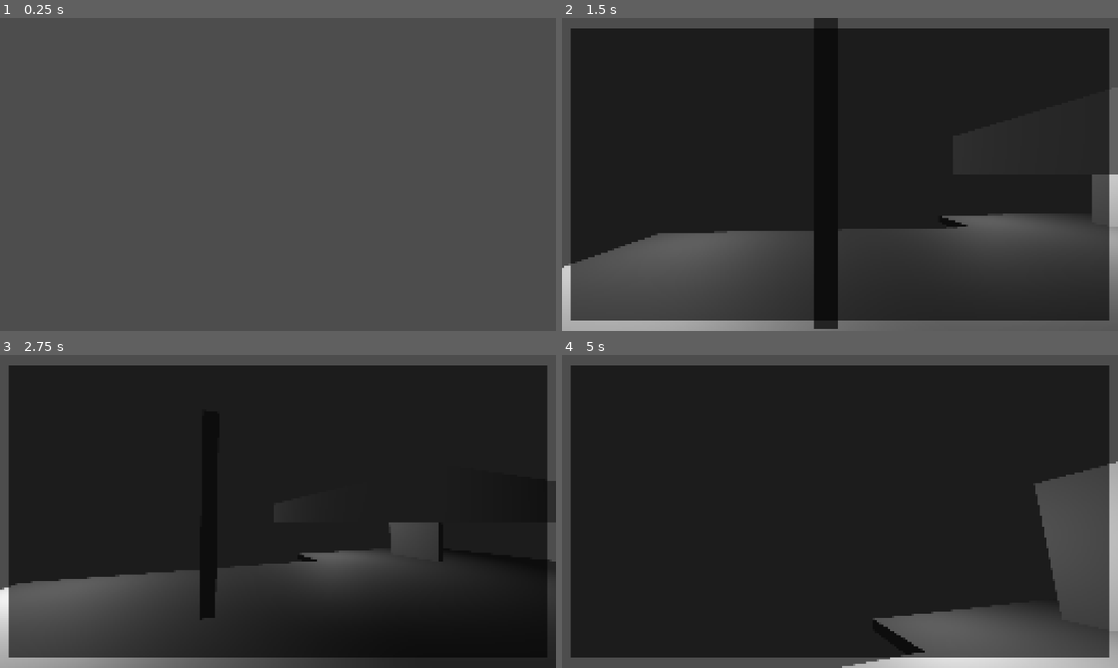
Above: before the commit, frames 1-4 (two rows, left to right).
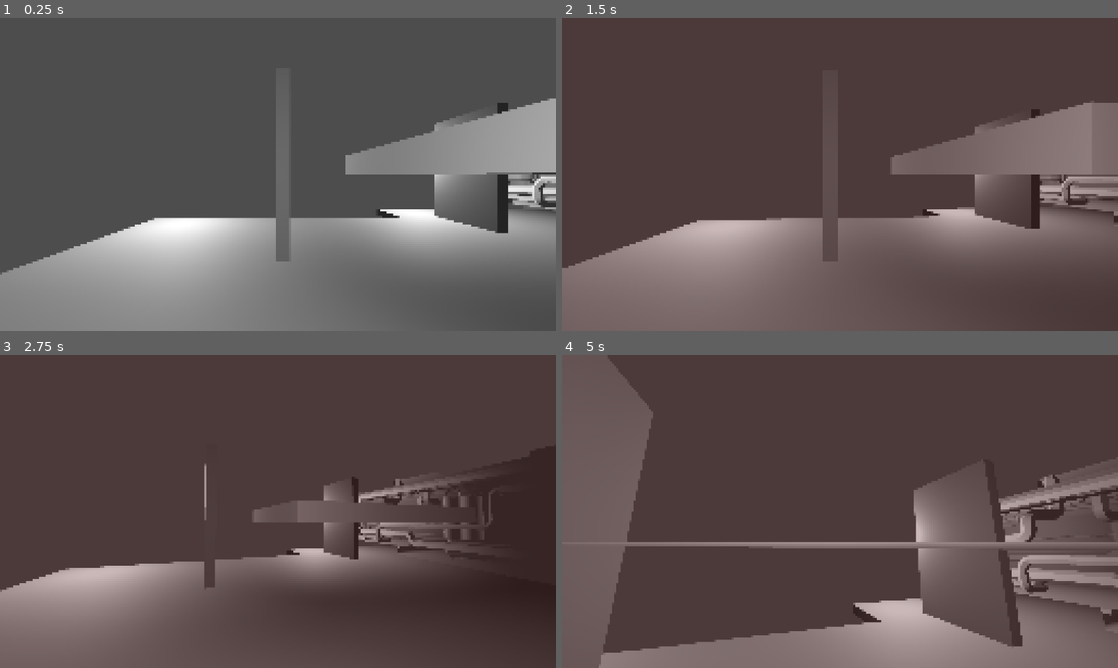
Above: after the commit, the same moments.

Repository: BrownRISDGameDevelopers/hungry-haus
Game: Godot game, scene res://src/Game.tscn
The game is run twice, just before and just after one commit, with the same random seed, the same clock (stepped at 60 frames per second) and the same inputs.
Inputs (mouse positions are in pixels of both pictures, inside the frame that each line leads up to):
- Up to frame 1 (0.25 s): no input
- Up to frame 2 (1.5 s): move the mouse to (867, 174) at 0.52 s; hold W (move_forward) 0.53-1.28 s; hold Tab (interact) 0.53-1.28 s; tap Space (jump) at 0.77, 0.8, 1.07, 1.35 s; tap Enter at 1.25 s; move the mouse to (728, 190) at 1.27 s; hold S (move_backward) from 1.28 s (still down)
- Up to frame 3 (2.75 s): tap Space (jump) at 1.52, 1.82, 2.3 s; tap Tab (interact) at 1.55 s; move the mouse to (289, 505) at 2.02 s; release S (move_backward) at 2.03 s; hold W (move_forward) from 2.03 s (still down); hold Tab (interact) from 2.03 s (still down)
- Up to frame 4 (5 s): keep holding W (move_forward); tap Space (jump) at 2.75, 3.02, 3.32, 3.6, 3.77, 4.07, 4.52, 4.82 s; move the mouse to (812, 574) at 2.77 s; release Tab (interact) at 2.78 s; tap Tab (interact) at 2.85, 4.35 s; move the mouse to (878, 514) at 3.52 s; move the mouse to (795, 508) at 4.27 s

The runs differ from the first frame. In frame 1, 35% of the frame differs, in the area x 0-100%, y 25-100%; in frame 2, 93%, in the area x 0-100%, y 0-100%; in frame 3, 92%; in frame 4, 93%.

Commit message:
current room state, puzzles open only for their room

Diff:
--- a/project.godot
+++ b/project.godot
@@ -18,6 +18,10 @@
 [autoload]
 
 GlobalState="*res://src/GlobalState.gd"
+
+[debug]
+
+settings/stdout/print_fps=true
 
 [display]
 
--- a/src/Game.tscn
+++ b/src/Game.tscn
@@ -1,8 +1,10 @@
-[gd_scene load_steps=5 format=3 uid="uid://blna84bj33fox"]
+[gd_scene load_steps=7 format=3 uid="uid://blna84bj33fox"]
 
 [ext_resource type="PackedScene" uid="uid://cmylkhe7l8yw5" path="res://src/world/world.tscn" id="1_kqvf5"]
 [ext_resource type="Shader" uid="uid://d3oclhdp3lutq" path="res://src/shaders/pixelate.gdshader" id="2_7omc5"]
-[ext_resource type="PackedScene" uid="uid://cl6ia52rquthd" path="res://src/ui/puzzle.tscn" id="2_lqjwq"]
+[ext_resource type="PackedScene" uid="uid://bfnojvvc0fc2h" path="res://src/ui/bathroom/bathroom_puzzle.tscn" id="3_km1yn"]
+[ext_resource type="PackedScene" uid="uid://ucb4ni385yxx" path="res://src/ui/bedroom/bedroom_puzzle.tscn" id="4_eu8jo"]
+[ext_resource type="PackedScene" uid="uid://chg877he58hdh" path="res://src/ui/kitchen/kitchen_puzzle.tscn" id="5_dbp7n"]
 
 [sub_resource type="ShaderMaterial" id="ShaderMaterial_lqjwq"]
 shader = ExtResource("2_7omc5")
@@ -46,19 +48,8 @@
 size_2d_override_stretch = true
 render_target_update_mode = 4
 
-[node name="Puzzle" parent="SubViewportContainer/2DViewport" instance=ExtResource("2_lqjwq")]
-unique_name_in_owner = true
+[node name="BathroomPuzzle" parent="SubViewportContainer/2DViewport" instance=ExtResource("3_km1yn")]
 
-[node name="ColorRect" type="ColorRect" parent="SubViewportContainer/2DViewport/Puzzle"]
-modulate = Color(1, 1, 1, 0.627451)
-layout_mode = 1
-anchors_preset = 15
-anchor_right = 1.0
-anchor_bottom = 1.0
-offset_left = 5.0
-offset_top = 6.0
-offset_right = -5.0
-offset_bottom = -6.0
-grow_horizontal = 2
-grow_vertical = 2
-color = Color(0, 0, 0, 1)
+[node name="BedroomPuzzle" parent="SubViewportContainer/2DViewport" instance=ExtResource("4_eu8jo")]
+
+[node name="KitchenPuzzle" parent="SubViewportContainer/2DViewport" instance=ExtResource("5_dbp7n")]
--- a/src/GlobalState.gd
+++ b/src/GlobalState.gd
@@ -1,3 +1,6 @@
 extends Node
 
-static var room : int = 0
+var current_room : Room.Type = Room.Type.KITCHEN
+
+func move_to_next_room():
+	current_room = (int(current_room) + 1) as Room.Type
--- a/src/player/player.gd
+++ b/src/player/player.gd
@@ -31,7 +31,6 @@
 		if can_move: _rotate_camera()
 
 func _physics_process(delta: float) -> void:
-	if Input.is_action_just_pressed(&"jump"): jumping = true
 	velocity = _walk(delta) + _gravity(delta)
 	move_and_slide()
 
@@ -56,9 +55,11 @@
 	return grav_vel
 
 func open_puzzle():
+	print("open called")
 	can_move = false
 	release_mouse()
 
 func close_puzzle():
+	print("close called")
 	can_move = true
 	capture_mouse()
--- a/src/player/player.tscn
+++ b/src/player/player.tscn
@@ -12,3 +12,5 @@
 debug_color = Color(0, 0.6, 0.701961, 1)
 
 [node name="Camera3D" type="Camera3D" parent="."]
+
+[node name="OmniLight3D" type="OmniLight3D" parent="."]
--- a/src/ui/bathroom/bathroom_puzzle.gd
+++ b/src/ui/bathroom/bathroom_puzzle.gd
@@ -1,3 +1,7 @@
 extends Puzzle
 
 class_name BathroomPuzzle
+
+func _ready() -> void:
+	super._ready()
+	room_type = Room.Type.BATHROOM
--- a/src/ui/bathroom/bathroom_puzzle.tscn
+++ b/src/ui/bathroom/bathroom_puzzle.tscn
@@ -5,3 +5,12 @@
 
 [node name="BathroomPuzzle" instance=ExtResource("1_nymm8")]
 script = ExtResource("2_w10vh")
+
+[node name="ColorRect" type="ColorRect" parent="." index="0"]
+layout_mode = 1
+anchors_preset = 15
+anchor_right = 1.0
+anchor_bottom = 1.0
+grow_horizontal = 2
+grow_vertical = 2
+color = Color(0.732242, 0.31942, 1, 0.294118)
--- a/src/ui/bedroom/bedroom_puzzle.gd
+++ b/src/ui/bedroom/bedroom_puzzle.gd
@@ -1,3 +1,7 @@
 extends Puzzle
 
 class_name BedroomPuzzle
+
+func _ready() -> void:
+	super._ready()
+	room_type = Room.Type.BEDROOM
--- a/src/ui/bedroom/bedroom_puzzle.tscn
+++ b/src/ui/bedroom/bedroom_puzzle.tscn
@@ -5,3 +5,12 @@
 
 [node name="BedroomPuzzle" instance=ExtResource("1_mb3a5")]
 script = ExtResource("2_yn5g8")
+
+[node name="ColorRect" type="ColorRect" parent="." index="0"]
+layout_mode = 1
+anchors_preset = 15
+anchor_right = 1.0
+anchor_bottom = 1.0
+grow_horizontal = 2
+grow_vertical = 2
+color = Color(0, 0.650993, 0.570286, 0.294118)
--- a/src/ui/kitchen/kitchen_puzzle.gd
+++ b/src/ui/kitchen/kitchen_puzzle.gd
@@ -3,3 +3,7 @@
 class_name KitchenPuzzle
 
 # TODO sliding puzzle logic
+
+func _ready() -> void:
+	super._ready()
+	room_type = Room.Type.KITCHEN
--- a/src/ui/kitchen/kitchen_puzzle.tscn
+++ b/src/ui/kitchen/kitchen_puzzle.tscn
@@ -10,3 +10,12 @@
 grow_horizontal = 2
 grow_vertical = 2
 script = ExtResource("1_i8rvj")
+
+[node name="ColorRect" type="ColorRect" parent="."]
+layout_mode = 1
+anchors_preset = 15
+anchor_right = 1.0
+anchor_bottom = 1.0
+grow_horizontal = 2
+grow_vertical = 2
+color = Color(1, 0.203922, 0.203922, 0.294118)
--- a/src/ui/puzzle.gd
+++ b/src/ui/puzzle.gd
@@ -7,6 +7,7 @@
 signal completed
 #endregion Signals
 
+var room_type : Room.Type
 
 @onready var player: Player = get_tree().get_first_node_in_group("player")
 
@@ -23,18 +24,17 @@
 func _input(event):
 	if event.is_action_pressed("interact"):
 		toggle_puzzle_active()
-	else:
-		pass
 
 func toggle_puzzle_active():
-	if !puzzle_active:
-		Global.safe_tween(self).tween_property(self, "modulate", COLOR_VISIBLE, APPEAR_DURATION_SEC)
-		puzzle_active = true
-		player.open_puzzle()
-	else:
-		Global.safe_tween(self).tween_property(self, "modulate", COLOR_TRANSPARENT, APPEAR_DURATION_SEC)
-		puzzle_active = false
-		player.close_puzzle()
+	if room_type == GlobalState.current_room:
+		if !puzzle_active:
+			Global.safe_tween(self).tween_property(self, "modulate", COLOR_VISIBLE, APPEAR_DURATION_SEC)
+			puzzle_active = true
+			player.open_puzzle()
+		else:
+			Global.safe_tween(self).tween_property(self, "modulate", COLOR_TRANSPARENT, APPEAR_DURATION_SEC)
+			puzzle_active = false
+			player.close_puzzle()
 
 func complete():
 	if not already_complete: # Can only be completed once
--- a/src/world/bathroom/bathroom.tscn
+++ b/src/world/bathroom/bathroom.tscn
@@ -1,7 +1,8 @@
-[gd_scene load_steps=5 format=3 uid="uid://cbhixqh442rce"]
+[gd_scene load_steps=6 format=3 uid="uid://cbhixqh442rce"]
 
 [ext_resource type="PackedScene" uid="uid://b7d183kvilajh" path="res://src/world/room.tscn" id="1_07c2d"]
 [ext_resource type="Script" uid="uid://bq5kwa4ugf3dr" path="res://src/world/door.gd" id="2_wb6bg"]
+[ext_resource type="PackedScene" uid="uid://csy8dn8sjvd5p" path="res://src/world/bathroom/bathroom_model.tscn" id="3_b6y1o"]
 
 [sub_resource type="BoxMesh" id="BoxMesh_07c2d"]
 
@@ -23,13 +24,11 @@
 transform = Transform3D(1, 0, 0, 0, 1, 0, 0, 0, 1, -2.08614, 1.47176, -3.10214)
 light_energy = 4.556
 
-[node name="MeshInstance3D2" type="MeshInstance3D" parent="." index="2"]
-transform = Transform3D(2.2618, 0, 0, 0, 0.163915, 0, 0, 0, 1.42296, 0, 1.16567, 0)
-mesh = SubResource("BoxMesh_07c2d")
-skeleton = NodePath("../../..")
-
-[node name="Door" type="MeshInstance3D" parent="." index="3"]
-transform = Transform3D(-9.88664e-08, 0.163915, 0, -2.2618, -7.16495e-09, 0, 0, 0, 1.42296, 0, 1.16567, -1.92455)
+[node name="Door" type="MeshInstance3D" parent="." index="2"]
+transform = Transform3D(-9.88664e-08, 0.163915, 0, -2.2618, -7.16495e-09, 0, 0, 0, 1.42296, -1.84708, 1.16567, -1.92455)
 mesh = SubResource("BoxMesh_07c2d")
 skeleton = NodePath("../../..")
 script = ExtResource("2_wb6bg")
+
+[node name="BathroomModel" parent="." index="3" instance=ExtResource("3_b6y1o")]
+transform = Transform3D(13, 0, 0, 0, 13, 0, 0, 0, 13, 0.841921, 0.616552, -3.96229)
--- /dev/null
+++ b/src/world/bathroom/bathroom_model.tscn
@@ -0,0 +1,5 @@
+[gd_scene load_steps=2 format=3 uid="uid://csy8dn8sjvd5p"]
+
+[ext_resource type="PackedScene" uid="uid://d4gvgpaws2dsy" path="res://asset/3d/bathroom/HHBATH_Test.fbx" id="1_8p2ig"]
+
+[node name="BathroomModel" instance=ExtResource("1_8p2ig")]
--- a/src/world/room.gd
+++ b/src/world/room.gd
@@ -1,6 +1,13 @@
 extends Node3D
 
 class_name Room
+
+enum Type {
+	KITCHEN,
+	BEDROOM,
+	BATHROOM,
+	END,
+}
 
 ## Emitted when all puzzles in this room are completed.
 signal puzzles_completed
@@ -32,3 +39,4 @@
 	completed_count += 1
 	if completed_count == puzzles.size():
 		puzzles_completed.emit()
+		GlobalState.move_to_next_room()
--- a/src/world/world.tscn
+++ b/src/world/world.tscn
@@ -21,7 +21,7 @@
 compositor = SubResource("Compositor_bsf3i")
 
 [node name="Player" parent="." groups=["player"] instance=ExtResource("2_6fy3g")]
-transform = Transform3D(1, 0, 0, 0, 1, 0, 0, 0, 1, 0, 5.26706, 0)
+transform = Transform3D(1, 0, 0, 0, 1, 0, 0, 0, 1, -0.0567207, 1.06735, 1.0102)
 
 [node name="Bathroom" parent="." instance=ExtResource("3_43c6p")]
 transform = Transform3D(1, 0, 0, 0, 1, 0, 0, 0, 1, 5.64668, 0, -1.26955)
